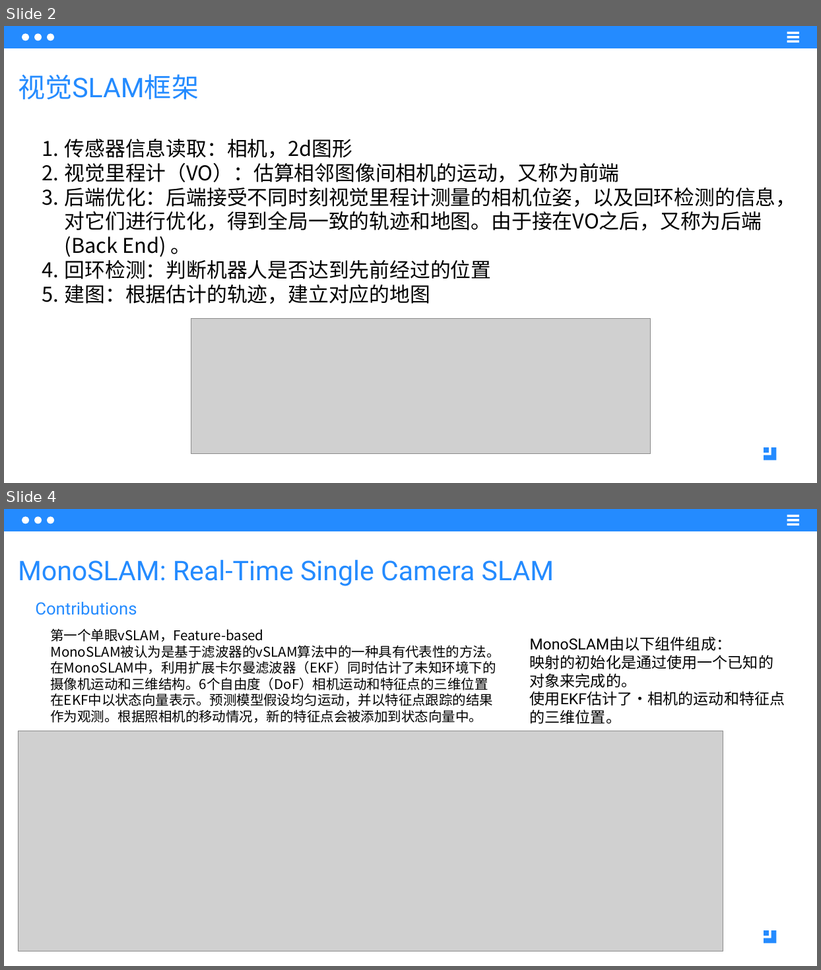
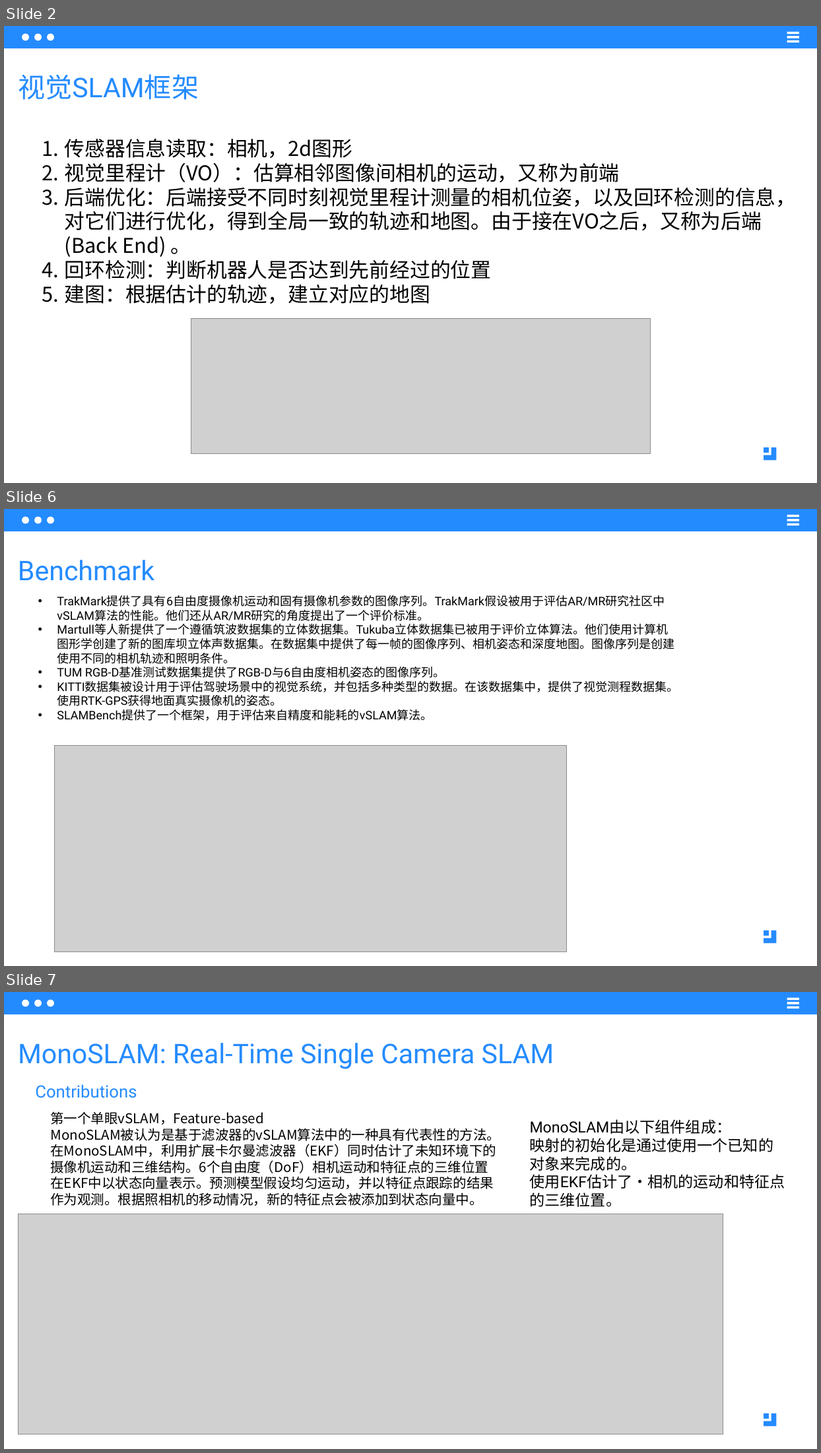
Before and after one commit to drb-ecust/auto_drive, a slide deck: 视觉slam调研/视觉SLAM调研.pptx. Shown one above the other, each under a label of ours: slides 2 and 4 before the commit, slides 2, 6 and 7 after it; the slides between them are not shown. The pictures are 821x970 and 821x1453 pixels, drawn with LibreOffice and Linux fonts; fonts in the diff are those of the drawing; grey boxes stand for pictures. Boxes give left, top, right and bottom in pixels: in the first picture for what was removed or moved away, otherwise in the second. Text is boxed around its words. In the diff, an @@ line names an element or a change of style, - is before the commit and + after.

```diff
--- a/视觉slam调研/视觉SLAM调研.pptx
+++ b/视觉slam调研/视觉SLAM调研.pptx
@@ slide 6 added at (4, 509, 817, 966), background #FFFFFF @@
@@ rectangle added at (4, 509, 817, 531), fill #248BFF @@
@@ ellipse added at (22, 516, 29, 524), fill #FFFFFF @@
@@ ellipse added at (34, 516, 42, 524), fill #FFFFFF @@
@@ ellipse added at (47, 516, 54, 524), fill #FFFFFF @@
@@ rectangle added at (787, 514, 799, 517), fill #FFFFFF @@
@@ rectangle added at (787, 519, 799, 521), fill #FFFFFF @@
@@ rectangle added at (787, 523, 799, 525), fill #FFFFFF @@
@@ text added at (18, 560, 154, 581), 32 pt, text gradient #248BFF to #C8E2FF @@
+Benchmark
@@ text added at (57, 595, 679, 721), 14 pt, text #000000 @@
+• TrakMark提供了具有6自由度摄像机运动和固有摄像机参数的图像序列。TrakMark假设被用于评估AR/MR研究社区中vSLAM算法的性能。他们还从AR/MR研究的角度提出了一个评价标准。
+• Martull等人新提供了一个遵循筑波数据集的立体数据集。Tukuba立体数据集已被用于评价立体算法。他们使用计算机图形学创建了新的图库坝立体声数据集。在数据集中提供了每一帧的图像序列、相机姿态和深度地图。图像序列是创建使用不同的相机轨迹和照明条件。
+• TUM RGB-D基准测试数据集提供了RGB-D与6自由度相机姿态的图像序列。
+• KITTI数据集被设计用于评估驾驶场景中的视觉系统，并包括多种类型的数据。在该数据集中，提供了视觉测程数据集。使用RTK-GPS获得地面真实摄像机的姿态。
+• SLAMBench提供了一个框架，用于评估来自精度和能耗的vSLAM算法。
@@ picture added at (54, 746, 566, 953) @@
@@ freeform shape added at (764, 931, 777, 944), fill #248BFF @@
@@ freeform shape added at (764, 931, 769, 936), fill #248BFF @@
@@ what was slide 4 is now slide 7 @@
```
Also in this commit, not shown: 3 slides changed, 2 other slides added, 1 slide removed, 5 other files.
